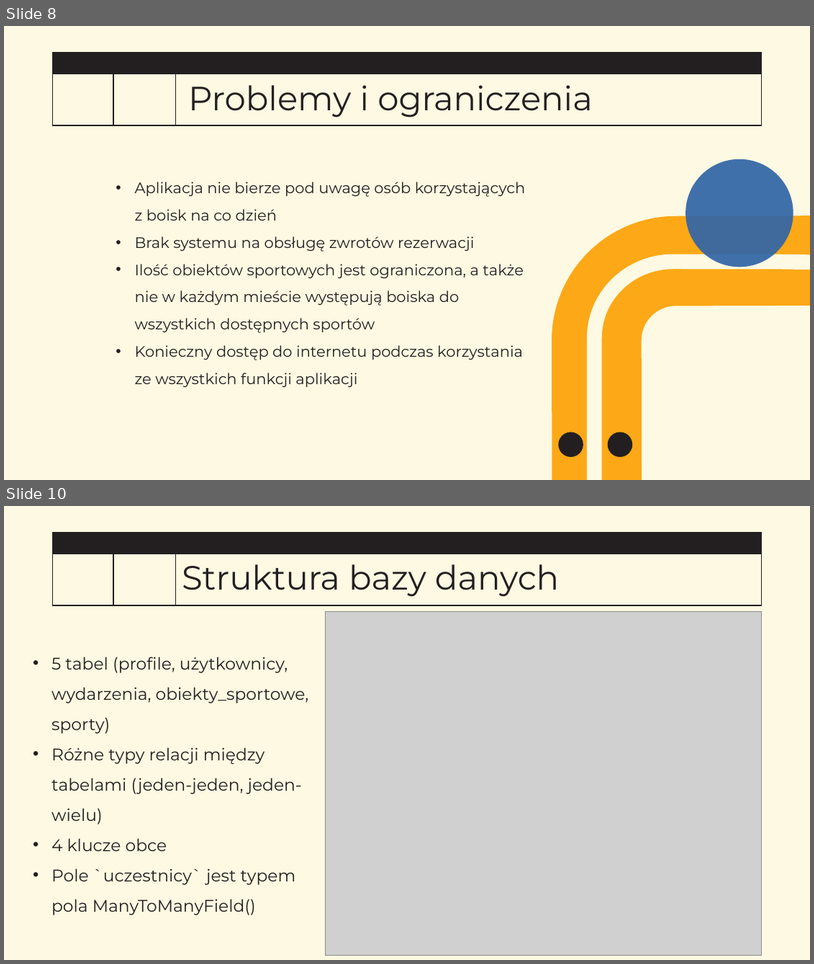
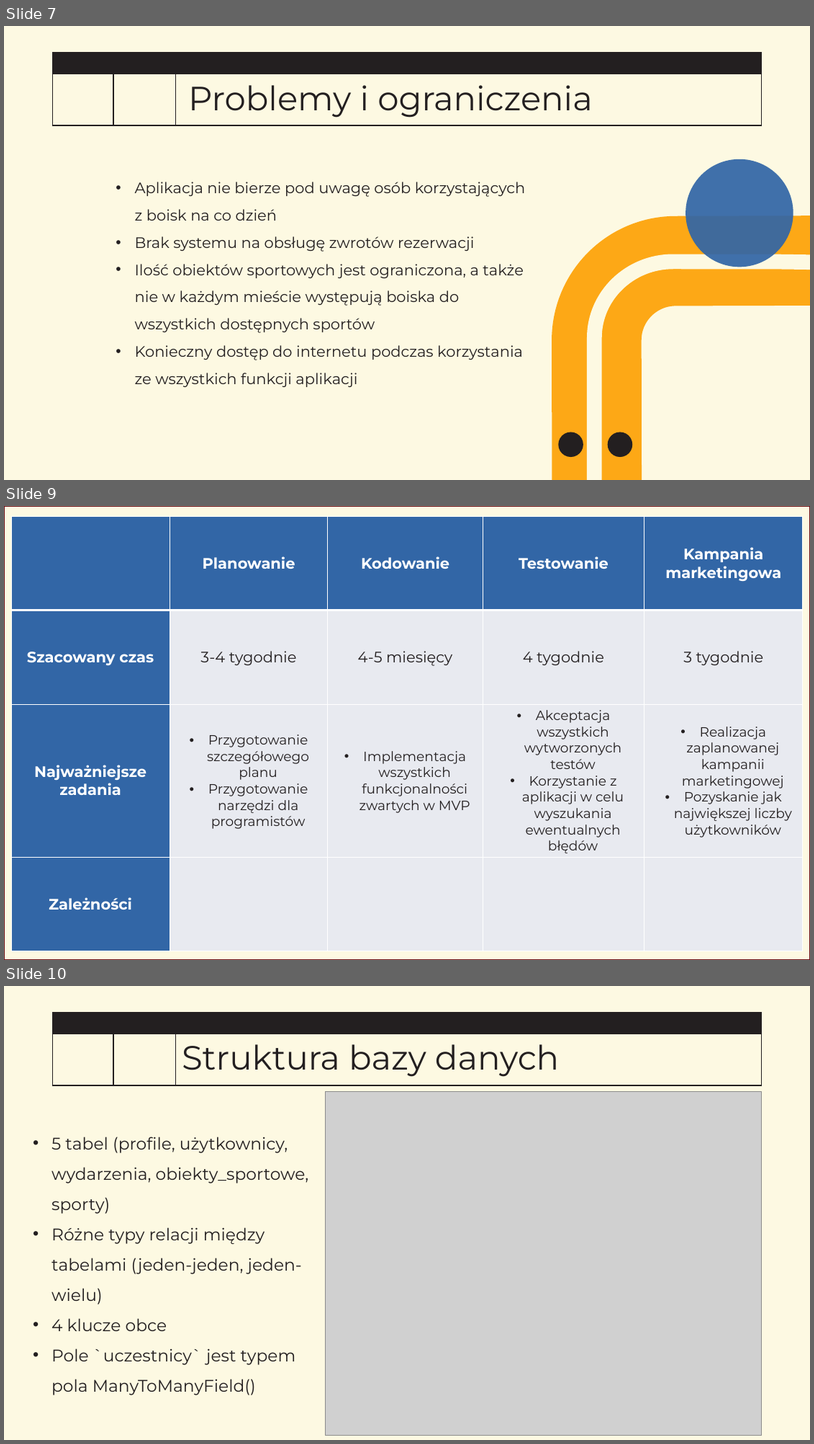
Before and after one commit to mkalejta/wspolczesne_zastosowania_informatyki, a slide deck: Aplikacja Sports Joiner.pptx. Shown one above the other, each under a label of ours: slides 8 and 10 before the commit, slides 7, 9 and 10 after it; the slides between them are not shown. The pictures are 814x964 and 814x1444 pixels, drawn with LibreOffice and Linux fonts; fonts in the diff are those of the drawing; grey boxes stand for pictures; background and template pictures are left out. Boxes give left, top, right and bottom in pixels: in the first picture for what was removed or moved away, otherwise in the second. Text is boxed around its words. In the diff, an @@ line names an element or a change of style, - is before the commit and + after.

```diff
--- a/Aplikacja Sports Joiner.pptx
+++ b/Aplikacja Sports Joiner.pptx
@@ slide 9 added at (4, 506, 810, 960), background #FDF9E2 @@
@@ rectangle added at (4, 506, 810, 960), fill #FDF9E2, outline #6E1217 1 pt @@
@@ table added at (11, 516, 803, 949), 4 rows, 5 columns @@
+ | Planowanie | Kodowanie | Testowanie | Kampania marketingowa
+Szacowany czas | 3-4 tygodnie | 4-5 miesięcy | 4 tygodnie | 3 tygodnie
+Najważniejsze zadania | Przygotowanie szczegółowego planu / Przygotowanie narzędzi dla programistów | Implementacja wszystkich funkcjonalności zwartych w MVP | Akceptacja wszystkich wytworzonych testów / Korzystanie z aplikacji w celu wyszukania ewentualnych błędów | Realizacja zaplanowanej kampanii marketingowej / Pozyskanie jak największej liczby użytkowników
+Zależności |  |  |  | 
@@ what was slide 8 is now slide 7 @@
```
Also in this commit, not shown: 1 slide changed, 1 other slide added, 1 slide removed.
